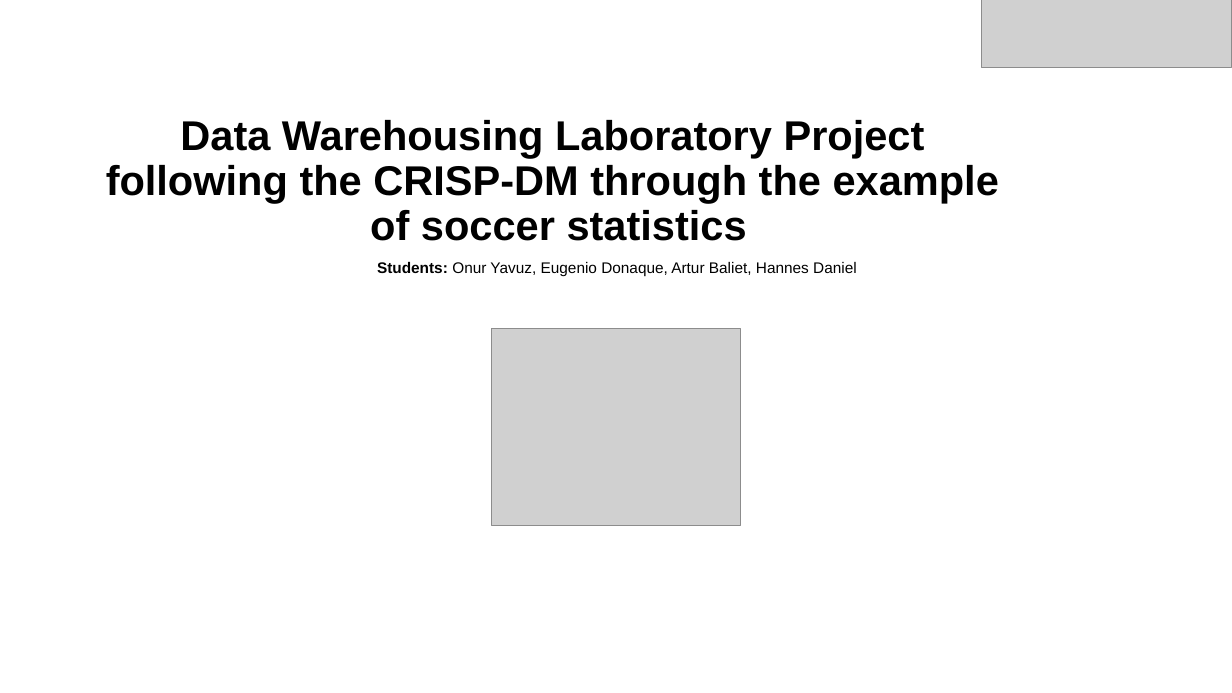
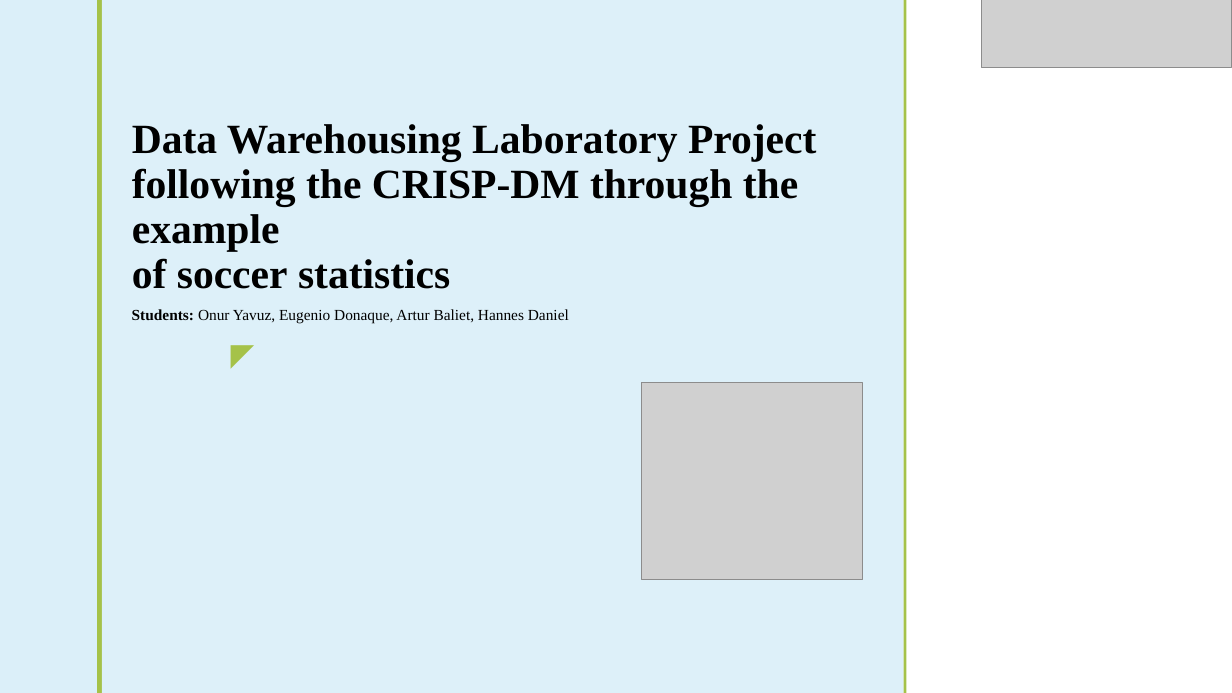
Before and after one commit to turoprophet/DAWA_DWH, a slide deck: slide 1 of DAWA.pptx. Drawn at 1232x693 pixels with LibreOffice and Linux fonts; fonts in the diff are those of the drawing; grey boxes stand for pictures; background and template pictures are left out. Boxes give left, top, right and bottom in pixels: in the first picture for what was removed or moved away, otherwise in the second. Text is boxed around its words. In the diff, an @@ line names an element or a change of style, - is before the commit and + after.

Commit message:
style changed
my text put inside

```diff
--- a/DAWA.pptx
+++ b/DAWA.pptx
@@ rectangle added at (x1=0, y1=0, x2=97, y2=693), fill #DBEFF9 @@
@@ rectangle added at (x1=97, y1=0, x2=102, y2=693), fill #A5C249 @@
@@ rectangle added at (x1=102, y1=0, x2=904, y2=693), fill #DBEFF9 at 92% opacity @@
@@ rectangle added at (x1=904, y1=0, x2=907, y2=693), fill #A5C249 @@
@@ title "Data Warehousing Laboratory Project following ..." moved from (x1=106, y1=120, x2=999, y2=241) to (x1=132, y1=124, x2=816, y2=289) @@
@@ title "Data Warehousing Laboratory Project following ..." at (x1=132, y1=124, x2=816, y2=289): font Arial to Times New Roman; alignment centre to left; vertical alignment bottom to top @@
@@ text "Students: Onur Yavuz, Eugenio Donaque, ..." moved from (x1=377, y1=262, x2=857, y2=276) to (x1=132, y1=309, x2=569, y2=324) @@
@@ text "Students: Onur Yavuz, Eugenio Donaque, ..." at (x1=132, y1=309, x2=569, y2=324): font Arial to Times New Roman @@
@@ text added at (x1=222, y1=330, x2=263, y2=376), 24 pt, text #A5C249 @@
+◤
@@ picture resized from (x1=492, y1=329, x2=740, y2=526) to (x1=641, y1=383, x2=862, y2=579) @@
```
Also in this commit, not shown: 10 other slides changed.
